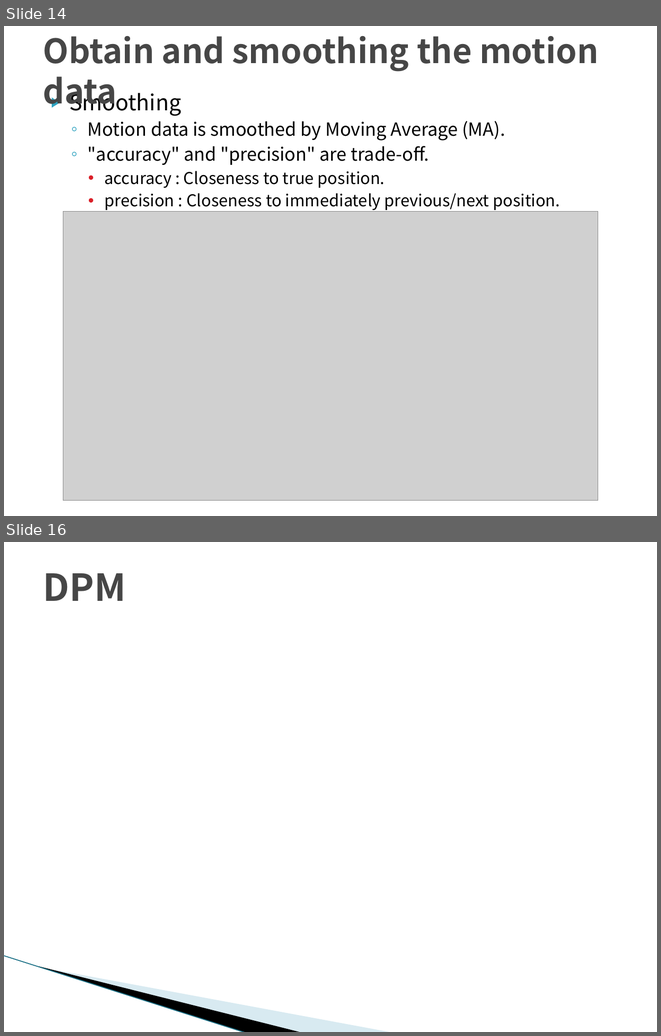
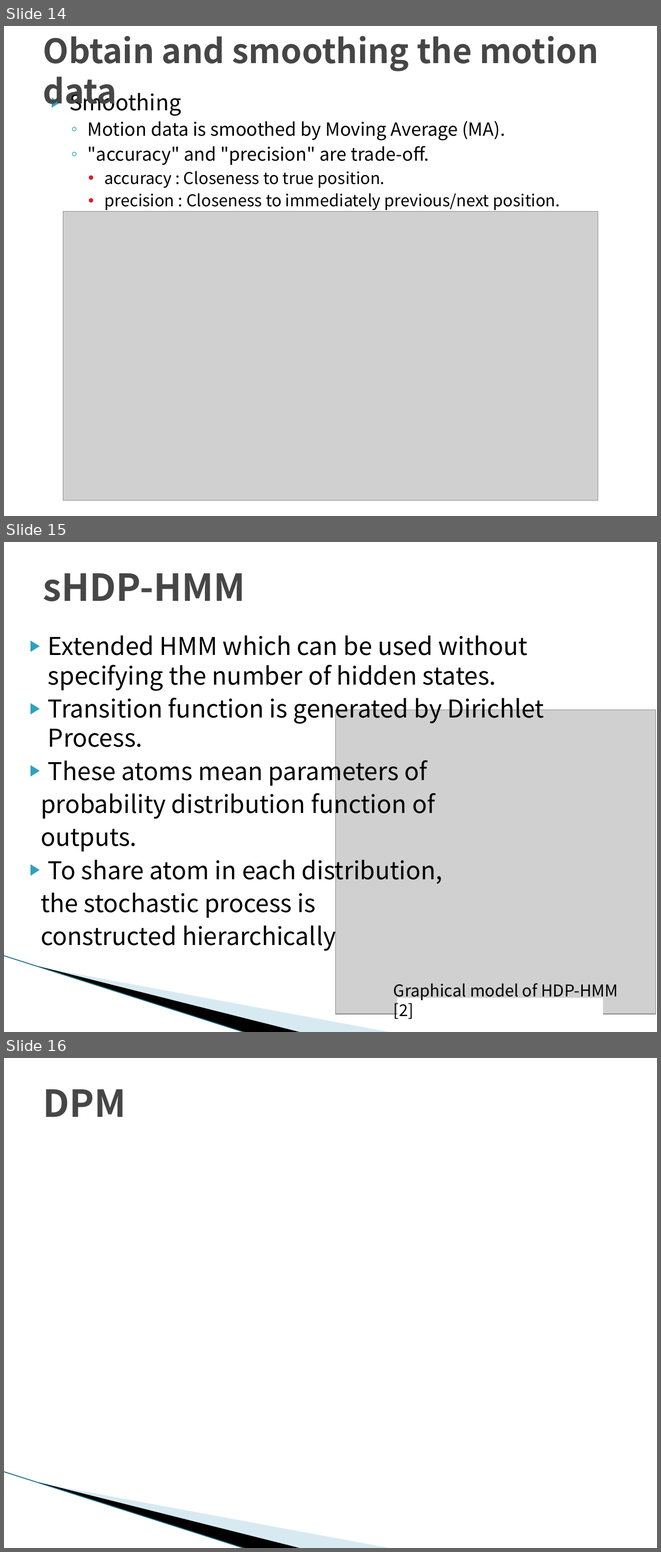
Before and after one commit to TetsuyaKomota/MyMasterStudies, a slide deck: slides/seminar_20170111.pptx. Shown one above the other, each under a label of ours: slides 14 and 16 before the commit, slides 14, 15 and 16 after it; the slides between them are not shown. The pictures are 661x1036 and 661x1552 pixels, drawn with LibreOffice and Linux fonts; fonts in the diff are those of the drawing; grey boxes stand for pictures; background and template pictures are left out. Boxes give left, top, right and bottom in pixels: in the first picture for what was removed or moved away, otherwise in the second. Text is boxed around its words. In the diff, an @@ line names an element or a change of style, - is before the commit and + after.

```diff
--- a/slides/seminar_20170111.pptx
+++ b/slides/seminar_20170111.pptx
@@ slide 15 added at (4,542,657,1032), background #FFFFFF; not listed: 3 template elements that a slide beside it also shows @@
@@ title added at (43,573,245,601), 41 pt, text #464646, bold @@
+sHDP-HMM
@@ text added at (41,635,544,951), 27 pt, text #000000 @@
+▶ Extended HMM which can be used without specifying the number of hidden states.
+▶ Transition function is generated by Dirichlet Process.
+▶ These atoms mean parameters of
+probability distribution function of
+outputs.
+▶ To share atom in each distribution,
+the stochastic process is
+constructed hierarchically
@@ picture added at (336,710,656,1014) @@
@@ text added at (394,983,618,1019), 18 pt, text #000000 @@
+Graphical model of HDP-HMM [2]
@@ rectangle added at (397,998,603,1018), fill #FFFFFF @@
```
Also in this commit, not shown: 1 slide changed, 1 slide removed.
